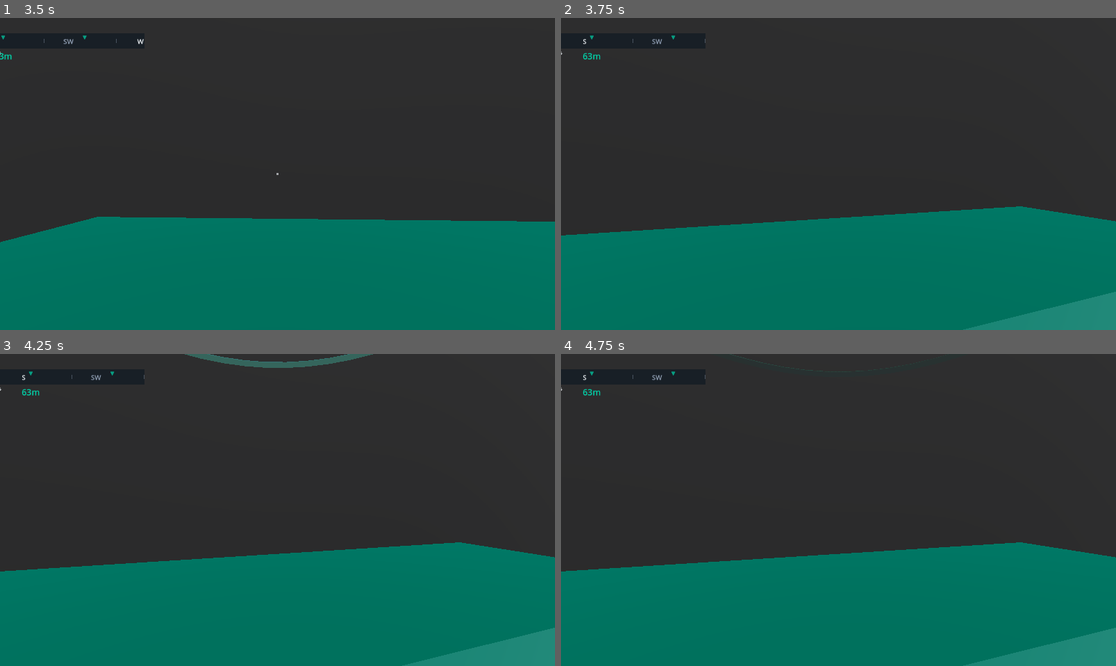
Above: before the commit, frames 1-4 (two rows, left to right).
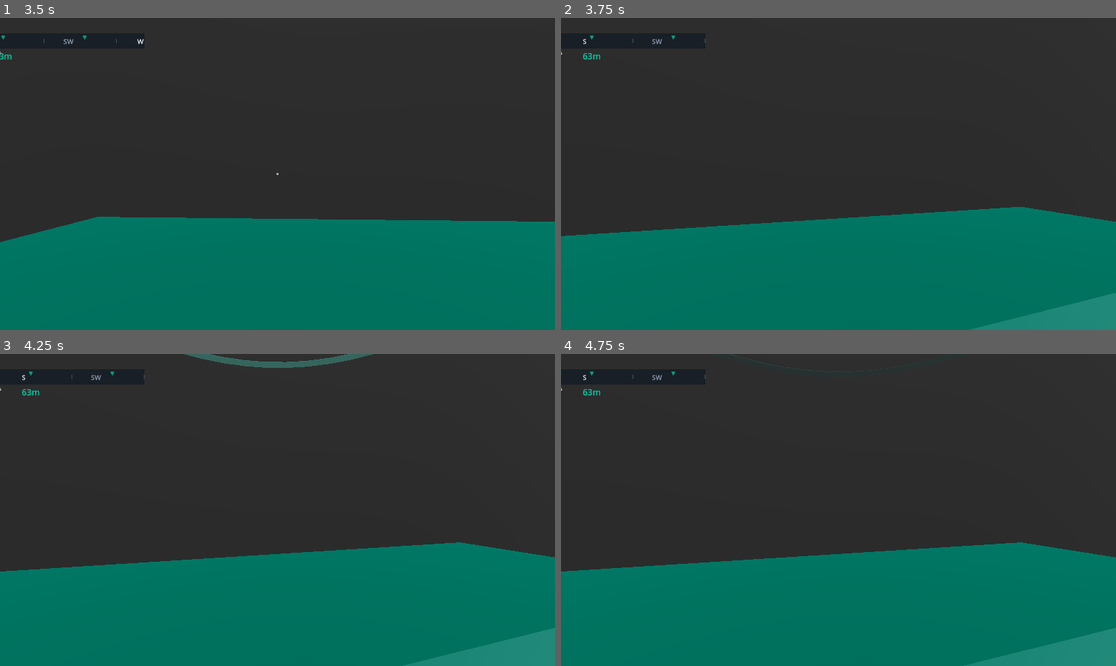
Above: after the commit, the same moments.

Repository: sqlhammer/Hammer-Forge-Studio
Game: Godot game, scene res://scenes/levels/test_world.tscn
Same seed, same stepped clock (60 frames per second), same inputs: the game is played once before the commit and once after it. The project has no main scene, so this scene is started directly.
Inputs (mouse positions are in pixels of both pictures, inside the frame that each line leads up to):
- Up to frame 1 (3.5 s): tap Enter (ui_accept) at 0.5 s; move the mouse to (305, 174) at 0.52 s; hold Q (scan) 0.53-1.28 s; hold W (move_forward) from 0.53 s (still down); click (305, 174) at 0.67 s; tap Space (jump) at 0.77, 1.52, 3.02 s; move the mouse to (249, 174) at 1.27 s; tap E (interact) at 1.35 s; tap Q (scan) at 1.55, 3.05 s; move the mouse to (288, 167) at 2.02 s; hold Q (scan) 2.03-2.78 s; move the mouse to (271, 180) at 2.77 s; tap X (ship_emergency_stop) at 2.85 s; click (271, 180) at 2.92 s
- Up to frame 2 (3.75 s): keep holding W (move_forward); move the mouse to (877, 177) at 3.52 s; hold Tab (switch_view) from 3.53 s (still down)
- Up to frame 3 (4.25 s): keep holding W (move_forward); keep holding Tab (switch_view); tap Space (jump) at 3.77 s; tap Q (scan) at 3.8 s
- Up to frame 4 (4.75 s): keep holding W (move_forward); move the mouse to (794, 506) at 4.27 s; release Tab (switch_view) at 4.28 s; tap F (toggle_head_lamp) at 4.35 s; tap Space (jump) at 4.52 s; tap Q (scan) at 4.55 s

Frame 1 is identical in both runs. In frame 2, 0.3% of the frame differs, in the area x 0-100%, y 60-100%; in frame 3, less than 0.1%; in frame 4, less than 0.1%.

Commit message:
TICKET-0114: Refactor Hand Drill and Scanner tools as standalone instanced scenes
- Created hand_drill.tscn: Node3D root with mining.gd, instanced mesh_hand_drill.glb, UseArea (radius 5.0)
- Created scanner.tscn: Node3D root with scanner.gd, placeholder BoxMesh, UseArea (radius 5.0)
- Updated player_first_person.tscn and player_third_person.tscn to instance both tool scenes
- Updated test_m2_assets.tscn to use hand_drill.tscn instead of raw .glb mesh
- Existing scripts (mining.gd, scanner.gd) not modified

Co-Authored-By: Claude Haiku 4.5 <noreply@anthropic.com>

Diff:
--- a/game/scenes/gameplay/player_first_person.tscn
+++ b/game/scenes/gameplay/player_first_person.tscn
@@ -1,6 +1,8 @@
-[gd_scene load_steps=3 format=3 uid="uid://dgsdtnrvdxe1h"]
+[gd_scene load_steps=5 format=3 uid="uid://dgsdtnrvdxe1h"]
 
 [ext_resource type="Script" uid="uid://b0tjxdbp58jvs" path="res://scripts/gameplay/player_first_person.gd" id="1_fim4v"]
+[ext_resource type="PackedScene" path="res://scenes/objects/hand_drill.tscn" id="2_hand_drill"]
+[ext_resource type="PackedScene" path="res://scenes/objects/scanner.tscn" id="3_scanner"]
 
 [sub_resource type="CapsuleShape3D" id="CapsuleShape3D_fim4v"]
 radius = 0.4
@@ -16,3 +18,7 @@
 [node name="Head" type="Node3D" parent="."]
 
 [node name="Camera3D" type="Camera3D" parent="Head"]
+
+[node name="HandDrill" parent="." instance=ExtResource("2_hand_drill")]
+
+[node name="Scanner" parent="." instance=ExtResource("3_scanner")]
--- a/game/scenes/gameplay/player_third_person.tscn
+++ b/game/scenes/gameplay/player_third_person.tscn
@@ -1,6 +1,8 @@
-[gd_scene load_steps=3 format=3 uid="uid://bscmpu86ki1i8"]
+[gd_scene load_steps=5 format=3 uid="uid://bscmpu86ki1i8"]
 
 [ext_resource type="Script" uid="uid://blwc3yc5nsfii" path="res://scripts/gameplay/player_third_person.gd" id="1_b777b"]
+[ext_resource type="PackedScene" path="res://scenes/objects/hand_drill.tscn" id="2_hand_drill"]
+[ext_resource type="PackedScene" path="res://scenes/objects/scanner.tscn" id="3_scanner"]
 
 [sub_resource type="BoxMesh" id="BoxMesh_b777b"]
 size = Vector3(4, 3, 8)
@@ -12,3 +14,7 @@
 
 [node name="TargetModel" type="MeshInstance3D" parent="."]
 mesh = SubResource("BoxMesh_b777b")
+
+[node name="HandDrill" parent="." instance=ExtResource("2_hand_drill")]
+
+[node name="Scanner" parent="." instance=ExtResource("3_scanner")]
--- /dev/null
+++ b/game/scenes/objects/hand_drill.tscn
@@ -0,0 +1,19 @@
+[gd_scene load_steps=4 format=3]
+
+[ext_resource type="Script" path="res://scripts/gameplay/mining.gd" id="1_script"]
+[ext_resource type="PackedScene" path="res://assets/meshes/tools/mesh_hand_drill.glb" id="2_mesh"]
+
+[sub_resource type="SphereShape3D" id="SphereShape3D_use"]
+radius = 5.0
+
+[node name="HandDrill" type="Node3D"]
+script = ExtResource("1_script")
+
+[node name="Mesh" parent="." instance=ExtResource("2_mesh")]
+
+[node name="UseArea" type="Area3D" parent="."]
+collision_layer = 0
+collision_mask = 8
+
+[node name="UseShape" type="CollisionShape3D" parent="UseArea"]
+shape = SubResource("SphereShape3D_use")
--- /dev/null
+++ b/game/scenes/objects/scanner.tscn
@@ -0,0 +1,22 @@
+[gd_scene load_steps=4 format=3]
+
+[ext_resource type="Script" path="res://scripts/gameplay/scanner.gd" id="1_script"]
+
+[sub_resource type="BoxMesh" id="BoxMesh_placeholder"]
+size = Vector3(0.1, 0.1, 0.3)
+
+[sub_resource type="SphereShape3D" id="SphereShape3D_use"]
+radius = 5.0
+
+[node name="Scanner" type="Node3D"]
+script = ExtResource("1_script")
+
+[node name="Mesh" type="MeshInstance3D" parent="."]
+mesh = SubResource("BoxMesh_placeholder")
+
+[node name="UseArea" type="Area3D" parent="."]
+collision_layer = 0
+collision_mask = 8
+
+[node name="UseShape" type="CollisionShape3D" parent="UseArea"]
+shape = SubResource("SphereShape3D_use")
--- a/game/scenes/test/test_m2_assets.tscn
+++ b/game/scenes/test/test_m2_assets.tscn
@@ -1,6 +1,6 @@
 [gd_scene load_steps=5 format=3 uid="uid://dv14kvqlnr8uk"]
 
-[ext_resource type="PackedScene" uid="uid://jpgu150dmyh8" path="res://assets/meshes/tools/mesh_hand_drill.glb" id="1_rhf70"]
+[ext_resource type="PackedScene" path="res://scenes/objects/hand_drill.tscn" id="1_rhf70"]
 [ext_resource type="PackedScene" uid="uid://bdaj5sjxc870k" path="res://assets/meshes/characters/mesh_player_character.glb" id="2_kermr"]
 [ext_resource type="PackedScene" uid="uid://cawcd10a5hvt8" path="res://scenes/objects/ship_exterior.tscn" id="3_nqfol"]
 [ext_resource type="PackedScene" path="res://scenes/objects/deposit_scrap_metal.tscn" id="4_q17av"]
Not shown, changed: tickets/m7/TICKET-0114.md
